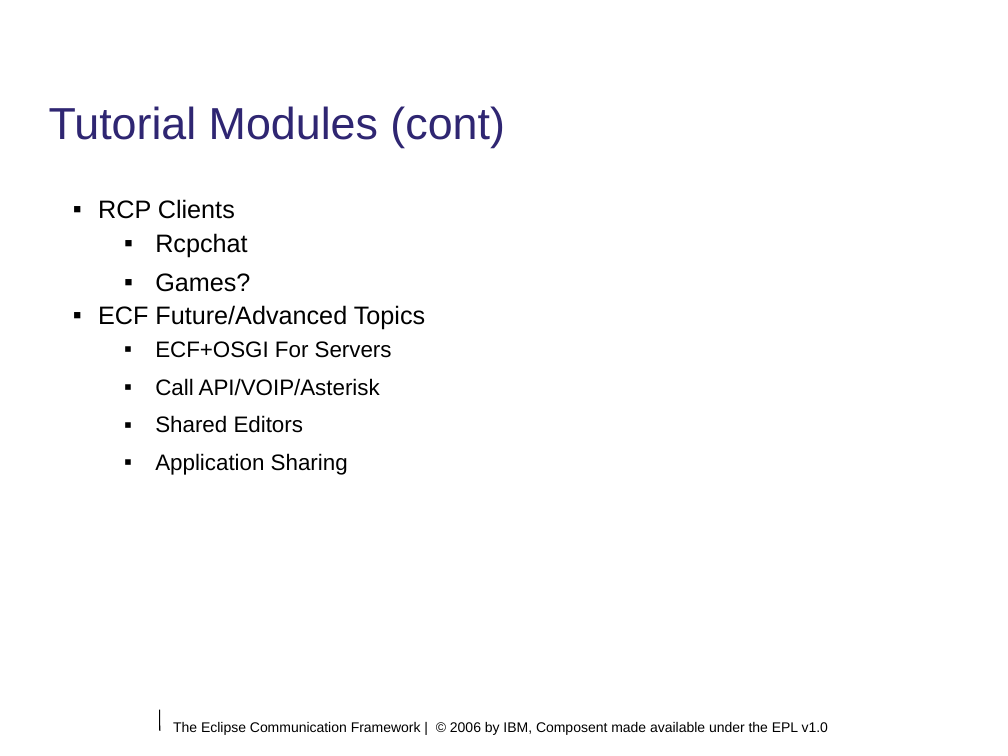
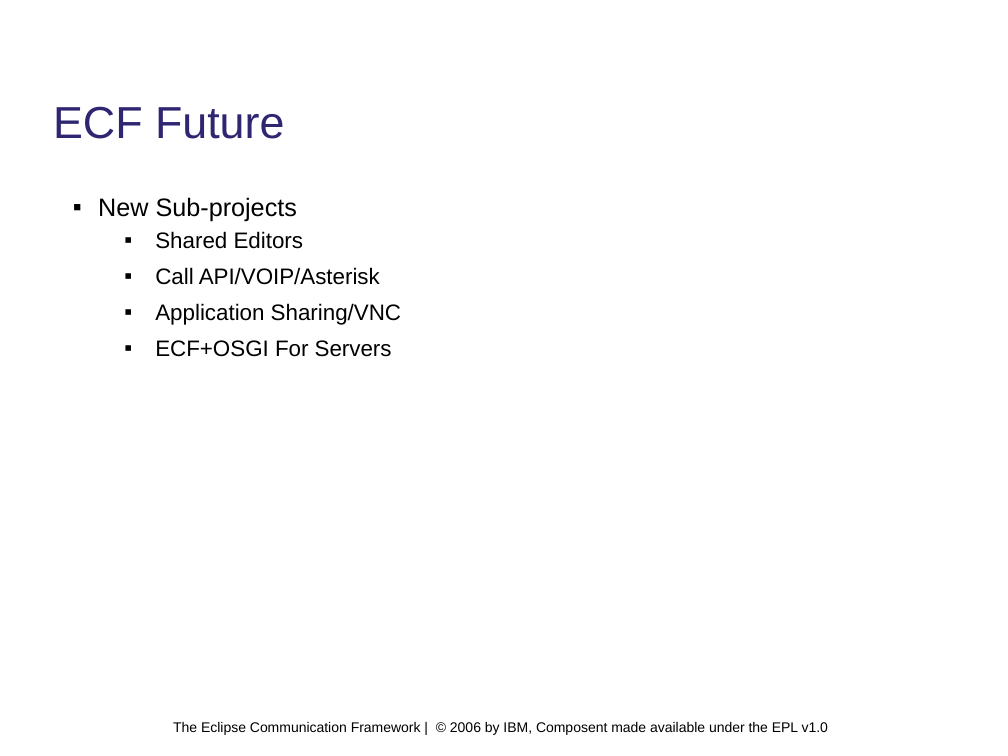
Before and after one commit to eclipse/ecf, a slide deck: slide 6 of doc/tutorials/EclipseCON 2006/module1.odp (slide 4 before the commit). Drawn at 1008x756 pixels with LibreOffice and Linux fonts; fonts in the diff are those of the drawing; background and template pictures are left out. Boxes give left, top, right and bottom in pixels: in the first picture for what was removed or moved away, otherwise in the second. Text is boxed around its words. In the diff, an @@ line names an element or a change of style, - is before the commit and + after.

Commit message:
New version of module 1

```diff
--- a/doc/tutorials/EclipseCON 2006/module1.odp
+++ b/doc/tutorials/EclipseCON 2006/module1.odp
@@ title at (53, 106, 284, 139): text changed @@
-Tutorial Modules (cont)
+ECF Future
@@ text at (98, 197, 401, 325): text changed; size 18 to 16 pt @@
-▪ RCP Clients
-  ▪ Rcpchat
-  ▪ Games?
-▪ ECF Future/Advanced Topics
+▪ New Sub-projects
+  ▪ Shared Editors
+  ▪ Call API/VOIP/Asterisk
+  ▪ Application Sharing/VNC
@@ text at (155, 378, 380, 475): paragraphs removed @@
-  ▪ Call API/VOIP/Asterisk
-  ▪ Shared Editors
-  ▪ Application Sharing
@@ line removed from (159, 710) to (160, 731) @@
```
Also in this commit, not shown: 19 other slides changed, 3 slides added, 1 other file.
